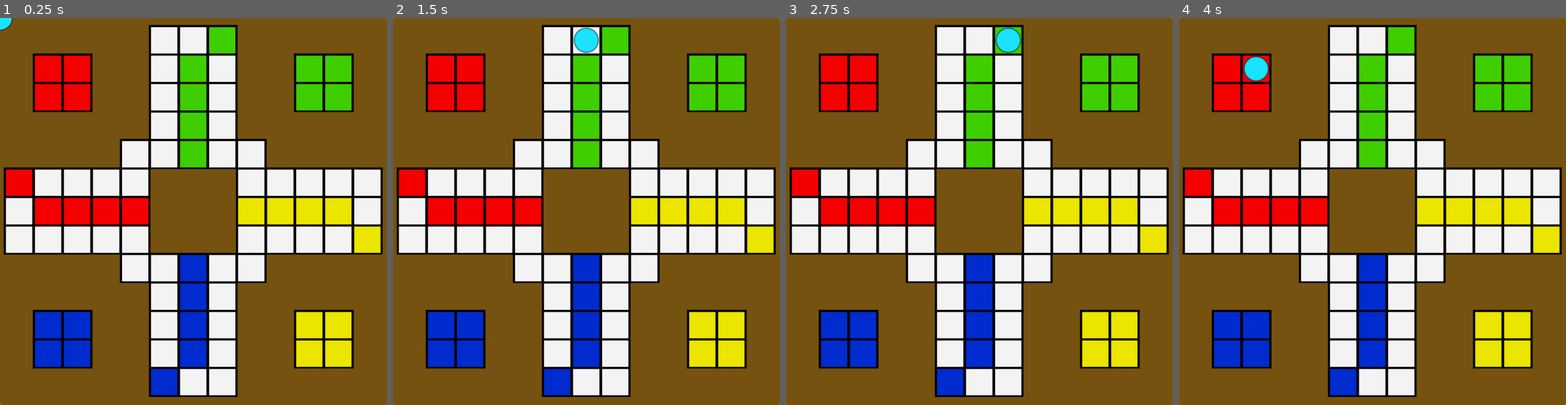
Above: before the commit, frames 1-4 (left to right).
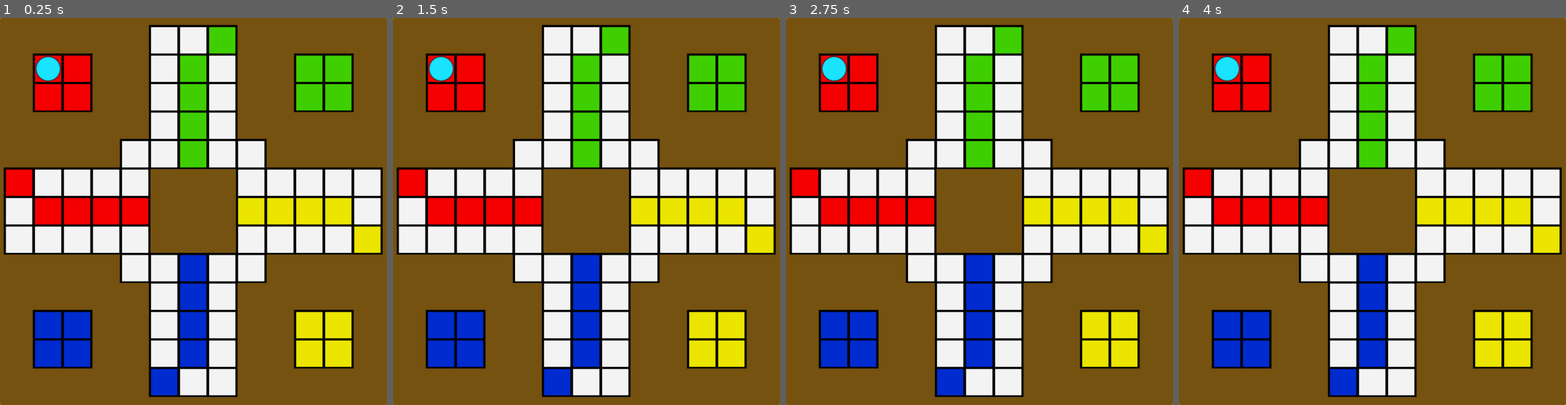
Above: after the commit, the same moments.

Repository: Kielson123/Ludo-Dungeon
Game: Godot game, scene res://main.tscn
Two runs of this game, one before a commit and one after it. Both use one fixed random seed, a clock stepped at 60 frames per second and the inputs below. Video files are missing from this copy of the repository; at most half a second of black plays in their place.
Inputs (mouse positions are in pixels of both pictures, inside the frame that each line leads up to):
- Up to frame 1 (0.25 s): no input
- Up to frame 2 (1.5 s): click (555, 41) at 0.5 s; click (586, 41) at 1.25 s
- Up to frame 3 (2.75 s): click (1006, 41) at 2 s
- Up to frame 4 (4 s): click (1225, 68) at 2.77 s; click (1256, 68) at 3.52 s

The runs differ from the first frame. In frame 1, 0.4% of the frame differs, in the area x 0-16%, y 0-17%; in frame 2, 0.7%; in frame 3, 0.7%; in frame 4, 0.7%, in the area x 9-24%, y 9-17%.

Commit message:
Extended actors code

Diff:
--- a/Game/Actor/actor.gd
+++ b/Game/Actor/actor.gd
@@ -1 +1,5 @@
 class_name Actor extends Node
+
+@export var color: Global.Colors
+@export var pawn_path: Array[int]
+@export var pawns: Array[Pawn]
--- a/Game/Pawn/pawn.gd
+++ b/Game/Pawn/pawn.gd
@@ -3,7 +3,11 @@
 @onready var sprite_2d: Sprite2D = $Sprite2D
 
 @export var pawn_texture: Texture2D = preload("res://Assets/Game/Pawns/default.svg")
-@export var tile: int
+@export var controller: Actor
+
+@export var is_waiting: bool = true
+@export var pawn_path: Array[int]
+@export var path_index: int
 
 func _ready() -> void:
 	sprite_2d.texture = pawn_texture
--- a/Game/game.gd
+++ b/Game/game.gd
@@ -1,16 +1,39 @@
 class_name Game extends Control
 
-@onready var pawn: Pawn = $Pawn
+var dice_roller: Actor = null
+var actors: Array[Actor] = []
 
 func _ready() -> void:
-	Signals.tile_pressed.connect(_on_tile_pressed)
+	Global.tile_pressed.connect(_on_tile_pressed)
+	for child in $Actors.get_children():
+		if child is Actor:
+			actors.append(child)
+			for actor_child in child.get_children():
+				if actor_child is Pawn:
+					child.pawns.append(actor_child)
+	TurnManager.turns = actors
+
+	var start_index: int = 0
+	var home_index: int = 100
+	for actor in actors:
+		for i in range(48):
+			actor.pawn_path.append((i + start_index) % 48)
+		for i in range(4):
+			actor.pawn_path.append(i + home_index)
+		start_index += 12
+		home_index += 100
 
 func _on_tile_pressed(tile_index: int) -> void:
-	var tile_position: Vector2 = get_tile_position(tile_index)
-	pawn.position = tile_position
+	#var tile_position: Vector2 = get_tile_position(tile_index)
+	#pawn.position = tile_position
+	pass
 
 func get_tile_position(tile_index: int) -> Vector2:
 	for marker in $TileMarkers.get_children():
 		if marker.index == tile_index:
 			return marker.position
 	return Vector2(0, 0)
+
+func _input(event: InputEvent) -> void:
+	if event.is_action_pressed(&"ui_down"):
+		pass
--- a/Game/game.tscn
+++ b/Game/game.tscn
@@ -1,8 +1,9 @@
-[gd_scene load_steps=4 format=3 uid="uid://b6fvult3nbn8n"]
+[gd_scene load_steps=5 format=3 uid="uid://b6fvult3nbn8n"]
 
 [ext_resource type="Script" uid="uid://clcgmlnx8tebp" path="res://Game/game.gd" id="1_bk3v5"]
 [ext_resource type="PackedScene" uid="uid://cwldi7mbvujwv" path="res://Game/Pawn/pawn.tscn" id="2_7raqb"]
 [ext_resource type="Script" uid="uid://hhgxf35xg6wg" path="res://Game/tile_position.gd" id="3_7raqb"]
+[ext_resource type="Script" uid="uid://c14q7645k4lyg" path="res://Game/Actor/actor.gd" id="4_jcm6v"]
 
 [node name="Game" type="Control"]
 layout_mode = 3
@@ -16,8 +17,6 @@
 mouse_filter = 2
 script = ExtResource("1_bk3v5")
 
-[node name="Pawn" parent="." instance=ExtResource("2_7raqb")]
-
 [node name="TileMarkers" type="Node2D" parent="."]
 
 [node name="Marker2D" type="Marker2D" parent="TileMarkers"]
@@ -578,3 +577,24 @@
 script = ExtResource("3_7raqb")
 index = 453
 metadata/_custom_type_script = "uid://hhgxf35xg6wg"
+
+[node name="Actors" type="Node" parent="."]
+
+[node name="Actor" type="Node" parent="Actors"]
+script = ExtResource("4_jcm6v")
+metadata/_custom_type_script = "uid://c14q7645k4lyg"
+
+[node name="Pawn" parent="Actors/Actor" instance=ExtResource("2_7raqb")]
+position = Vector2(89.5, 94.5)
+
+[node name="Actor2" type="Node" parent="Actors"]
+script = ExtResource("4_jcm6v")
+metadata/_custom_type_script = "uid://c14q7645k4lyg"
+
+[node name="Actor3" type="Node" parent="Actors"]
+script = ExtResource("4_jcm6v")
+metadata/_custom_type_script = "uid://c14q7645k4lyg"
+
+[node name="Actor4" type="Node" parent="Actors"]
+script = ExtResource("4_jcm6v")
+metadata/_custom_type_script = "uid://c14q7645k4lyg"
--- /dev/null
+++ b/Global/global.gd
@@ -0,0 +1,23 @@
+extends Node
+
+signal tile_pressed(tile_index: int)
+
+enum Colors {
+	NONE,
+	RED,
+	GREEN,
+	BLUE,
+	YELLOW,
+	ORANGE,
+	PURPLE,
+}
+
+func get_rgb_from_color(color: Colors) -> Color:
+	match color:
+		Colors.RED: return Color(0.957, 0.0, 0.0, 1.0)
+		Colors.GREEN: return Color(0.247, 0.812, 0.0, 1.0)
+		Colors.BLUE: return Color(0.0, 0.167, 0.811, 1.0)
+		Colors.YELLOW: return Color(0.92, 0.897, 0.0, 1.0)
+		Colors.ORANGE: return Color(0.961, 0.557, 0.0, 1.0)
+		Colors.PURPLE: return Color(0.579, 0.16, 0.781, 1.0)
+		_: return Color(0.953, 0.953, 0.953, 1.0)
--- a/Global/signals.gd
+++ /dev/null
@@ -1,3 +0,0 @@
-extends Node
-
-signal tile_pressed(tile_index: int)
--- a/UI/Board/Tile/tile.gd
+++ b/UI/Board/Tile/tile.gd
@@ -1,43 +1,12 @@
 class_name Tile extends TextureButton
-
-enum TileColor {
-	WHITE,
-	RED,
-	GREEN,
-	BLUE,
-	YELLOW,
-	ORANGE,
-	PURPLE,
-}
 
 @onready var color_rect: ColorRect = $ColorRect
 
-@export var type: TileColor = TileColor.WHITE
+@export var type: Global.Colors = Global.Colors.NONE
 @export var index: int
 
 func _ready() -> void:
-	match type:
-		TileColor.RED:
-			self_modulate = Color(0.957, 0.0, 0.0, 1.0)
-		TileColor.GREEN:
-			self_modulate = Color(0.247, 0.812, 0.0, 1.0)
-		TileColor.BLUE:
-			self_modulate = Color(0.0, 0.167, 0.811, 1.0)
-		TileColor.YELLOW:
-			self_modulate = Color(0.92, 0.897, 0.0, 1.0)
-		TileColor.ORANGE:
-			self_modulate = Color(0.961, 0.557, 0.0, 1.0)
-		TileColor.PURPLE:
-			self_modulate = Color(0.579, 0.16, 0.781, 1.0)
-		_:
-			self_modulate = Color(0.953, 0.953, 0.953, 1.0)
-
-func set_every_texture(texture_path: String) -> void:
-	texture_normal = load(texture_path)
-	texture_pressed = load(texture_path)
-	texture_hover = load(texture_path)
-	texture_disabled = load(texture_path)
-	texture_focused = load(texture_path)
+	self_modulate = Global.get_rgb_from_color(type)
 
 func _on_pressed() -> void:
-	Signals.tile_pressed.emit(index)
+	Global.tile_pressed.emit(index)
--- a/main.tscn
+++ b/main.tscn
@@ -25,6 +25,7 @@
 
 [node name="Main" type="Node"]
 script = ExtResource("1_5e5a8")
+dev_mode = null
 
 [node name="IntroContainer" type="Control" parent="."]
 layout_mode = 3
--- a/project.godot
+++ b/project.godot
@@ -25,7 +25,7 @@
 [autoload]
 
 TurnManager="*res://Global/turn_manager.gd"
-Signals="*res://Global/signals.gd"
+Global="*res://Global/global.gd"
 
 [debug]
 
Not shown, added: Global/global.gd.uid
Not shown, removed: Global/signals.gd.uid
